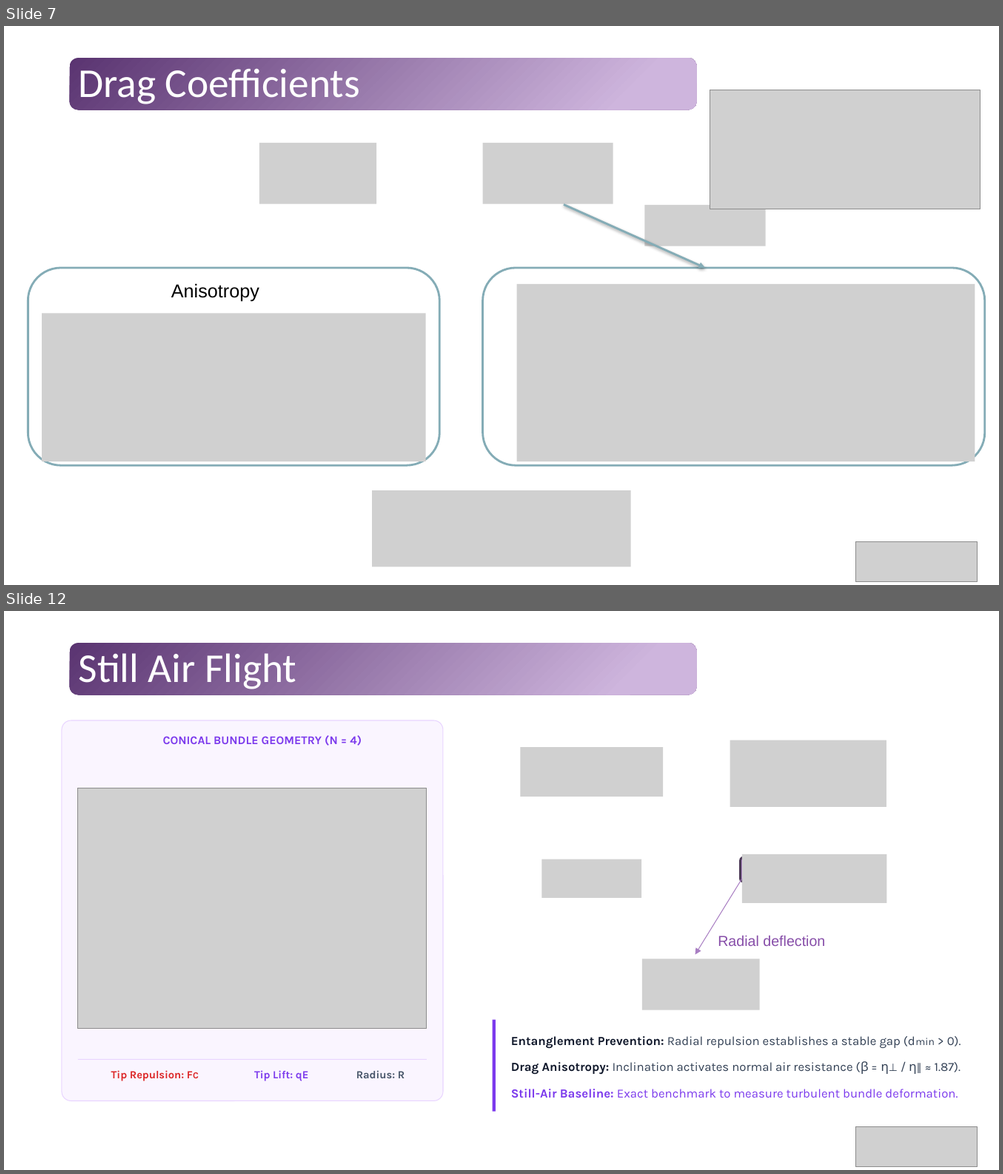
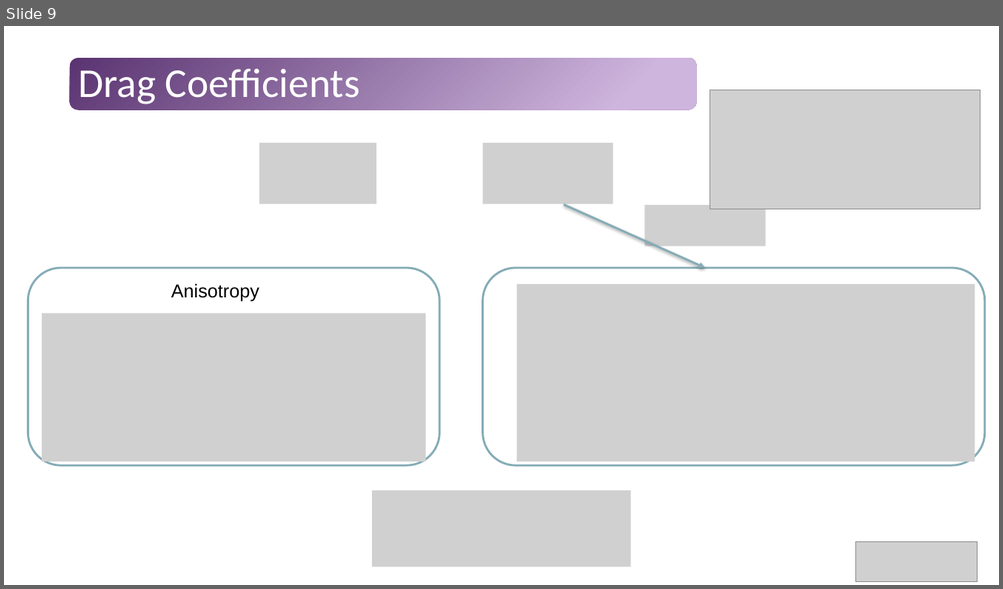
Before and after one commit to Tavi681/PoliPhysics, a slide deck: Tema 1/paper/Tema1.pptx. Shown one above the other, each under a label of ours: slides 7 and 12 before the commit, slide 9 after it; the slides between them are not shown. The pictures are 1003x1174 and 1003x589 pixels, drawn with LibreOffice and Linux fonts; fonts in the diff are those of the drawing; grey boxes stand for pictures; background and template pictures are left out. Boxes give left, top, right and bottom in pixels: in the first picture for what was removed or moved away, otherwise in the second. Text is boxed around its words. In the diff, an @@ line names an element or a change of style, - is before the commit and + after.

```diff
--- a/Tema 1/paper/Tema1.pptx
+++ b/Tema 1/paper/Tema1.pptx
@@ slide 12 removed at bbox=[4, 611, 999, 1170], background #FFFFFF; not listed: 1 template element that a slide beside it also shows @@
@@ title removed at bbox=[79, 653, 296, 689] @@
-Still Air Flight
@@ rounded rectangle removed at bbox=[62, 721, 443, 1101] @@
@@ text removed at bbox=[163, 735, 361, 746] @@
-CONICAL BUNDLE GEOMETRY (N = 4)
@@ picture removed at bbox=[730, 740, 886, 807] @@
@@ picture removed at bbox=[521, 748, 663, 797] @@
@@ picture removed at bbox=[78, 789, 427, 1030] @@
@@ picture removed at bbox=[742, 854, 887, 903] @@
@@ picture removed at bbox=[542, 860, 642, 898] @@
@@ rounded rectangle removed at bbox=[740, 857, 760, 882] @@
@@ arrow removed from (742, 879) to (695, 955) @@
@@ text removed at bbox=[717, 936, 825, 946] @@
-Radial deflection
@@ picture removed at bbox=[642, 960, 759, 1011] @@
@@ rectangle removed at bbox=[492, 1020, 991, 1112] @@
@@ rectangle removed at bbox=[492, 1020, 495, 1112] @@
@@ text removed at bbox=[511, 1037, 961, 1049] @@
-Entanglement Prevention: Radial repulsion establishes a stable gap (dmin > 0).
@@ rectangle removed at bbox=[78, 1059, 427, 1060] @@
@@ text removed at bbox=[111, 1071, 184, 1082] @@
-Tip Repulsion: FC
@@ text removed at bbox=[254, 1071, 308, 1082] @@
-Tip Lift: qE
@@ text removed at bbox=[356, 1071, 404, 1079] @@
-Radius: R
@@ text removed at bbox=[511, 1062, 961, 1075] @@
-Drag Anisotropy: Inclination activates normal air resistance (β = η⊥ / η∥ ≈ 1.87).
@@ text removed at bbox=[511, 1089, 957, 1098] @@
-Still-Air Baseline: Exact benchmark to measure turbulent bundle deformation.
@@ picture removed at bbox=[855, 1128, 977, 1167] @@
@@ what was slide 7 is now slide 9 @@
```
Also in this commit, not shown: 8 slides changed, 15 slides added, 5 other slides removed.
